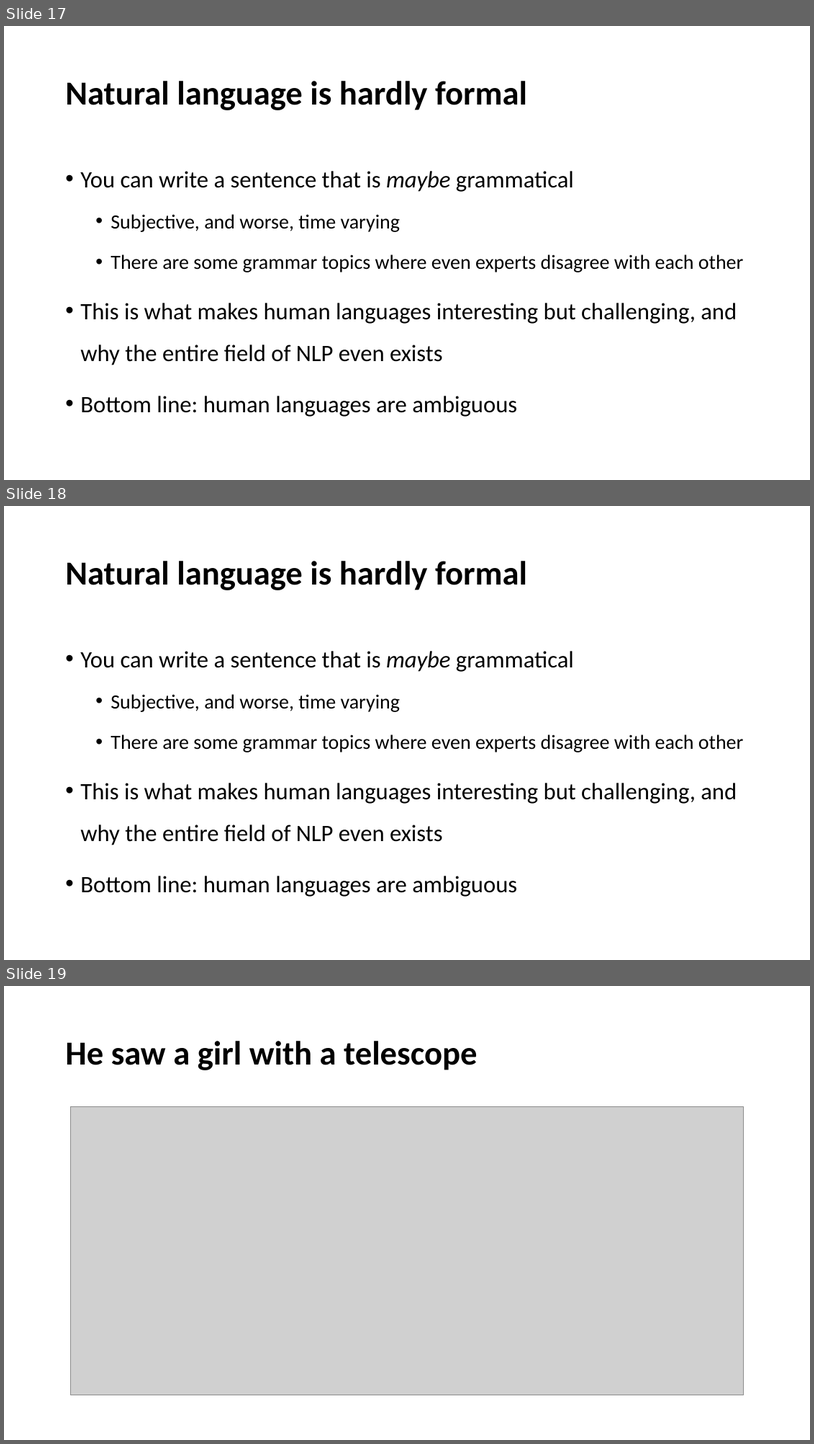
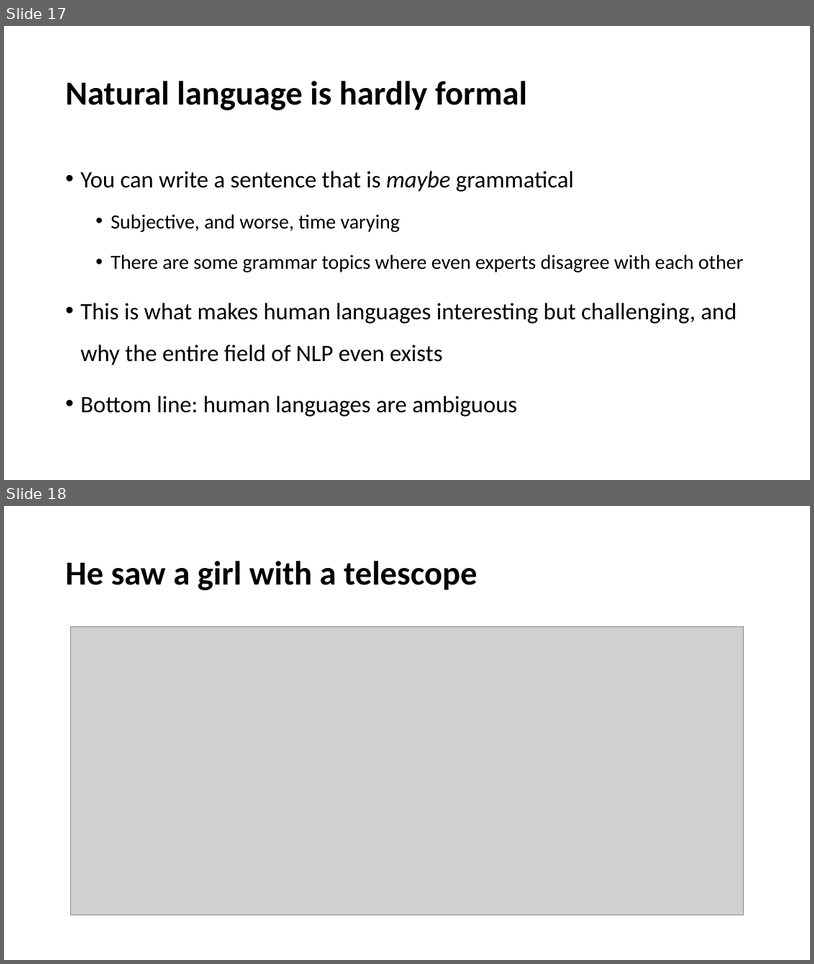
Before and after one commit to YeabinMoonEcon/BUS211, a slide deck: BUS243_NLP/lecture_notes/Lecture1.pptx. Shown one above the other, each under a label of ours: slides 17, 18 and 19 before the commit, slides 17 and 18 after it. The pictures are 814x1444 and 814x964 pixels, drawn with LibreOffice and Linux fonts; fonts in the diff are those of the drawing; grey boxes stand for pictures. Boxes give left, top, right and bottom in pixels: in the first picture for what was removed or moved away, otherwise in the second. Text is boxed around its words. In the diff, an @@ line names an element or a change of style, - is before the commit and + after.

```diff
--- a/BUS243_NLP/lecture_notes/Lecture1.pptx
+++ b/BUS243_NLP/lecture_notes/Lecture1.pptx
@@ slide 18 removed at box(4, 506, 810, 960), background #FFFFFF @@
@@ title removed at box(65, 561, 527, 590) @@
-Natural language is hardly formal
@@ text removed at box(80, 651, 743, 896) @@
-• You can write a sentence that is maybe grammatical
-  • Subjective, and worse, time varying
-  • There are some grammar topics where even experts disagree with each other
-• This is what makes human languages interesting but challenging, and why the entire field of NLP even exists
-• Bottom line: human languages are ambiguous
@@ what was slide 19 is now slide 18 @@
```
Also in this commit, not shown: 1 slide changed, 6 slides added, 1 other slide removed.
